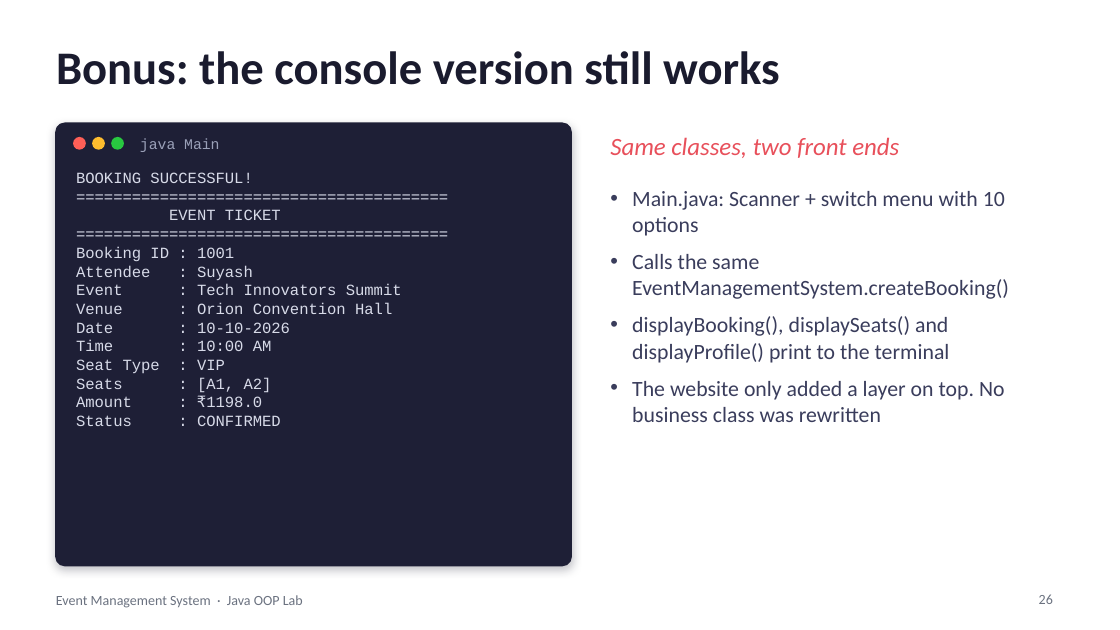
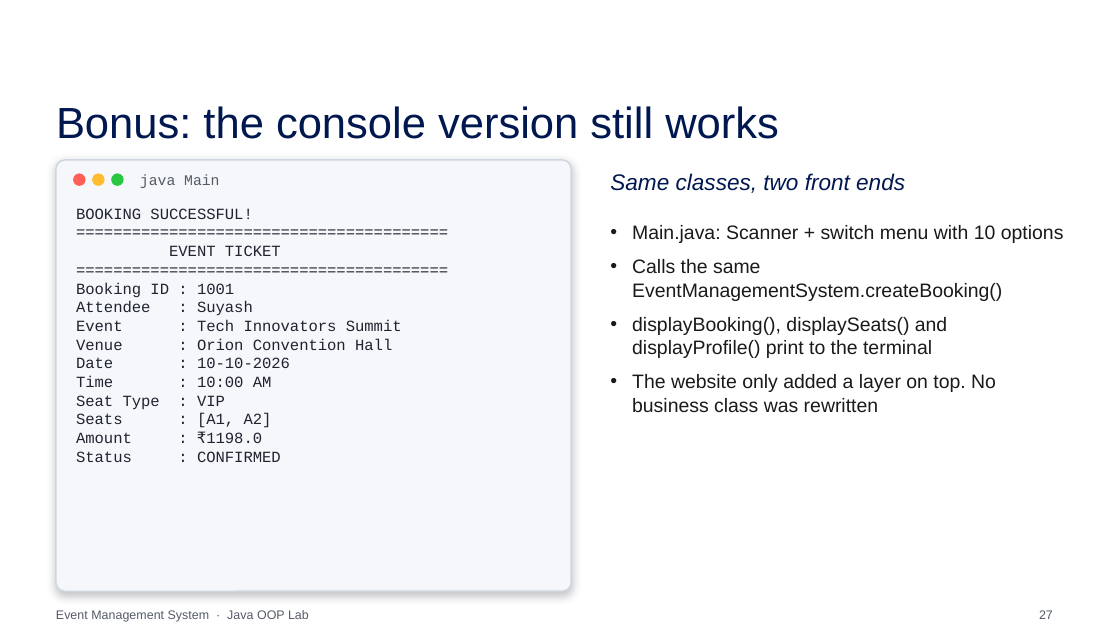
Before and after one commit to SuyashAnupam/Event-Mangement-Platform, a slide deck: slide 27 of Event_Management_System_OOP.pptx (slide 26 before the commit). Drawn at 1120x630 pixels with LibreOffice and Linux fonts; fonts in the diff are those of the drawing; background and template pictures are left out. Boxes give left, top, right and bottom in pixels: in the first picture for what was removed or moved away, otherwise in the second. Text is boxed around its words. In the diff, an @@ line names an element or a change of style, - is before the commit and + after.

```diff
--- a/Event_Management_System_OOP.pptx
+++ b/Event_Management_System_OOP.pptx
@@ title "Bonus: the console version still ...": place and size @@
-title "Bonus: the console version still ..." at box(56, 51, 780, 85)
+title "Bonus: the console version still ..." at box(56, 106, 779, 139)
@@ title "Bonus: the console version still ..." at box(56, 106, 779, 139): size 30 to 28 pt, font Calibri to Arial, text colour #1A1B2E to #00174F, bold off @@
@@ rounded rectangle: place and size @@
-rounded rectangle at box(56, 123, 571, 566)
+rounded rectangle at box(56, 160, 571, 591)
@@ rounded rectangle at box(56, 160, 571, 591): fill #1E1F36 to #F5F7FA; outline #1E1F36 1 pt to #D0D6E0 1 pt @@
@@ 3 ellipses, 2 texts: place and size @@
-3 ellipses, 2 texts at box(74, 137, 899, 158)
+3 ellipses, 2 texts at box(74, 173, 905, 193)
@@ text "java Main" at box(140, 174, 219, 188): text colour #9AA0B8 to #555B66 @@
@@ text "Same classes, two front ends" at box(610, 173, 905, 193): size 16 to 14.5 pt, font Calibri to Arial, text colour #E8505B to #00174F @@
@@ text "BOOKING SUCCESSFUL!": place and size @@
-text "BOOKING SUCCESSFUL!" at box(76, 172, 402, 426)
+text "BOOKING SUCCESSFUL!" at box(76, 208, 402, 462)
@@ text "BOOKING SUCCESSFUL!" at box(76, 208, 402, 462): text colour #D7DAE8 to #1F2430 @@
@@ text "Main.java: Scanner + switch menu ...": place and size @@
-text "Main.java: Scanner + switch menu ..." at box(632, 191, 1009, 422)
+text "Main.java: Scanner + switch menu ..." at box(632, 225, 1064, 412)
@@ text "Main.java: Scanner + switch menu ..." at box(632, 225, 1064, 412): size 14 to 12.5 pt, font Calibri to Arial, text colour #3A3D5C to #1A1A1A @@
@@ text "Event Management System · Java ...": place and size @@
-text "Event Management System · Java ..." at box(56, 595, 303, 608)
+text "Event Management System · Java ..." at box(56, 610, 309, 622)
@@ text "Event Management System · Java ..." at box(56, 610, 309, 622): size 9 to 8 pt, font Calibri to Arial, text colour #6B7280 to #555B66 @@
@@ page number at box(1039, 610, 1053, 619): text changed; size 9 to 8 pt; font Calibri to Arial; text colour #6B7280 to #555B66 @@
-26
+27
```
Also in this commit, not shown: 26 other slides changed, 2 slides added, 1 slide removed.
